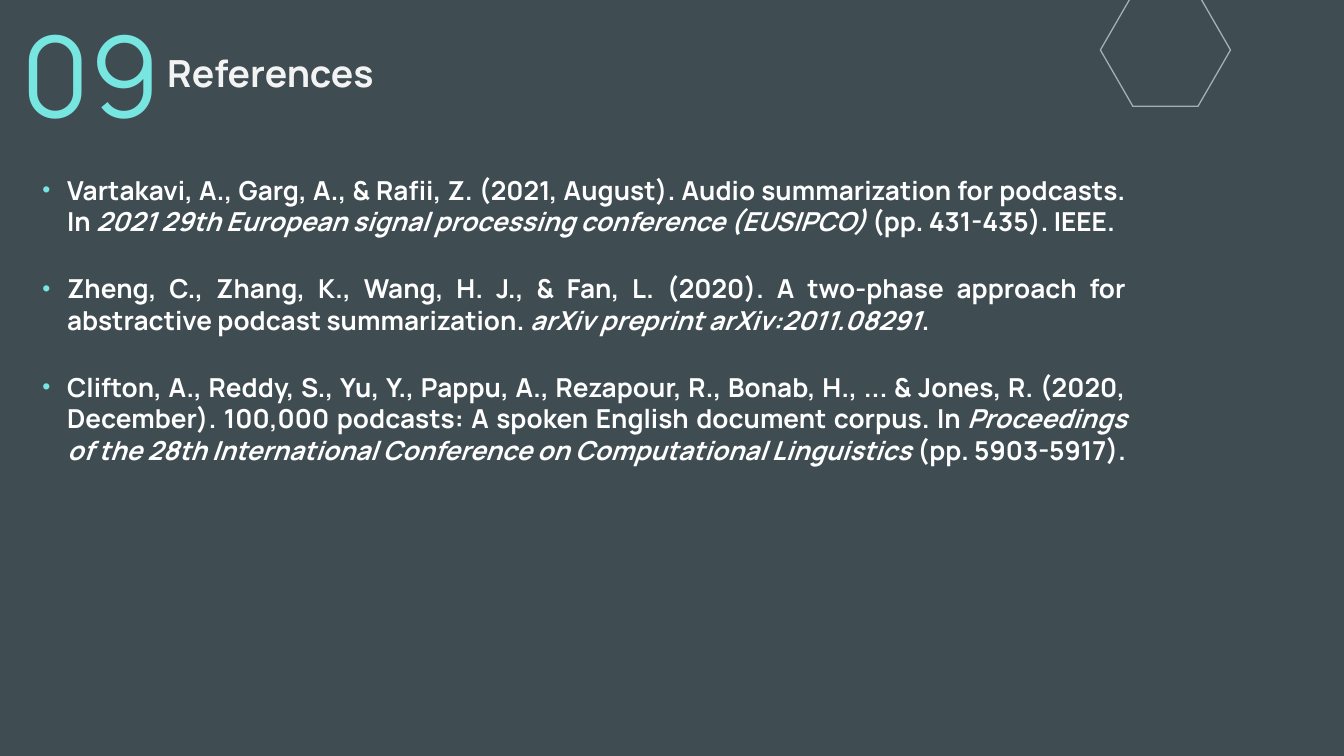
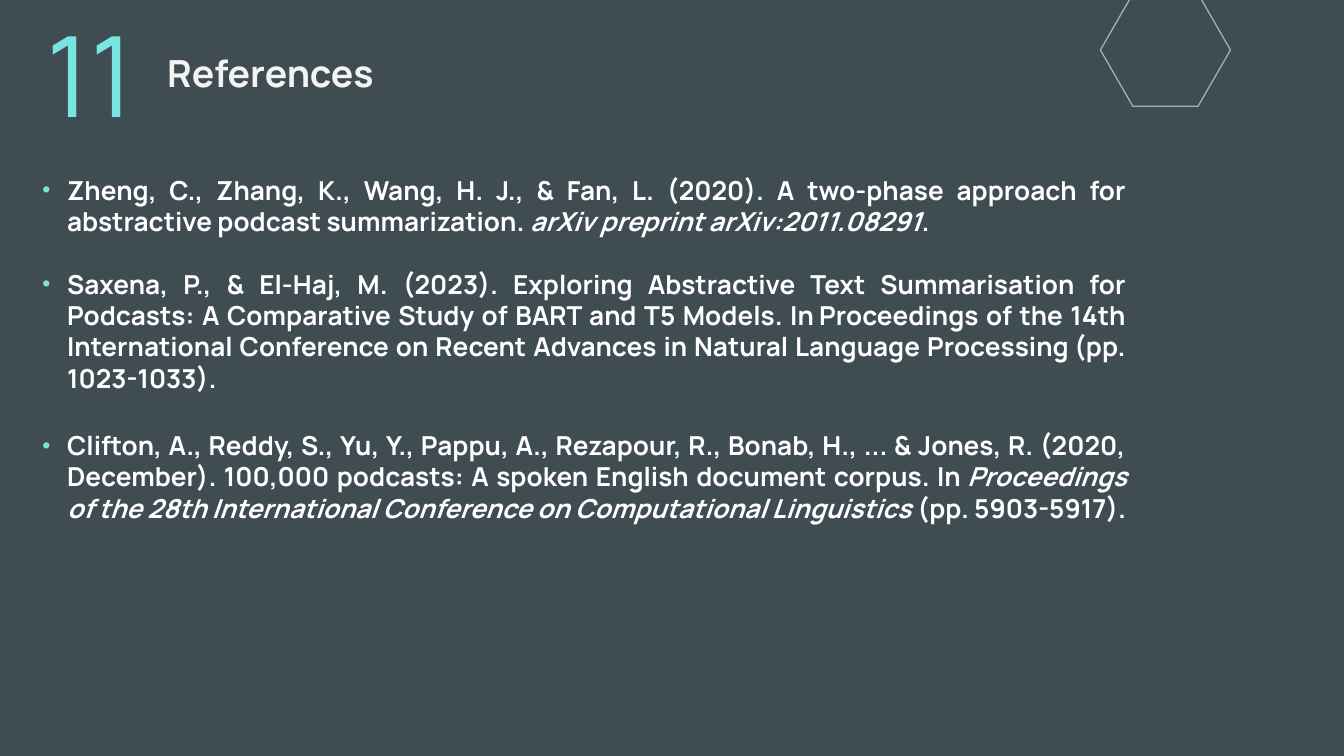
Before and after one commit to Voeii/Podcast-Sum, a slide deck: slide 25 of Prez.pptx (slide 18 before the commit). Drawn at 1344x756 pixels with LibreOffice and Linux fonts; fonts in the diff are those of the drawing. Boxes give left, top, right and bottom in pixels: in the first picture for what was removed or moved away, otherwise in the second. Text is boxed around its words. In the diff, an @@ line names an element or a change of style, - is before the commit and + after.

```diff
--- a/Prez.pptx
+++ b/Prez.pptx
@@ title at bbox=[47, 36, 134, 117]: text changed @@
-09
+11
@@ subtitle at bbox=[67, 177, 1125, 238]: paragraph removed @@
-• Vartakavi, A., Garg, A., & Rafii, Z. (2021, August). Audio summarization for podcasts. In 2021 29th European signal processing conference (EUSIPCO) (pp. 431-435). IEEE.
@@ subtitle at bbox=[67, 271, 1125, 392]: paragraph added @@
+• Saxena, P., & El-Haj, M. (2023). Exploring Abstractive Text Summarisation for Podcasts: A Comparative Study of BART and T5 Models. In Proceedings of the 14th International Conference on Recent Advances in Natural Language Processing (pp. 1023-1033).
```
Also in this commit, not shown: 12 other slides changed, 8 slides added, 1 slide removed.
